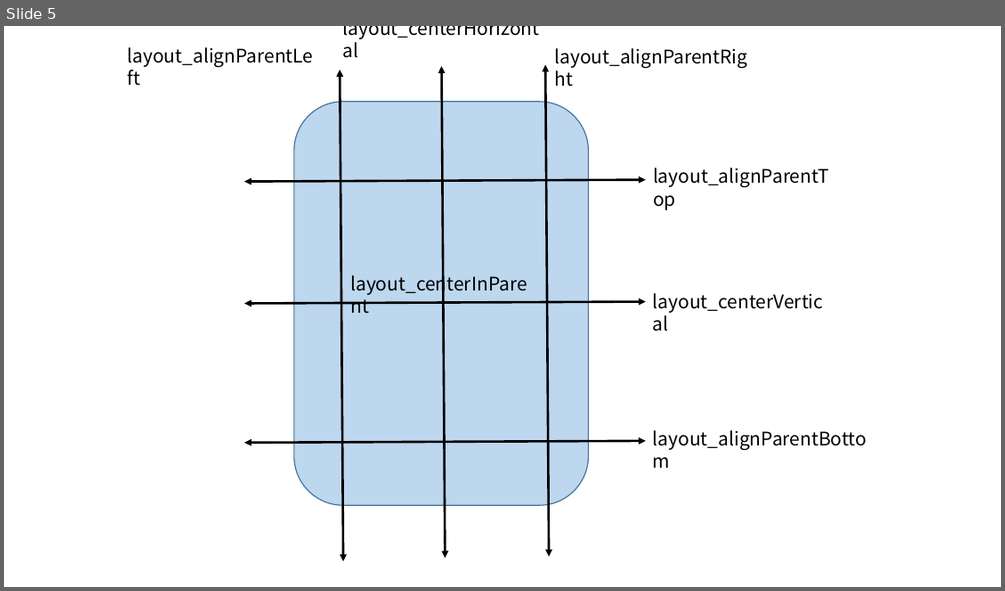
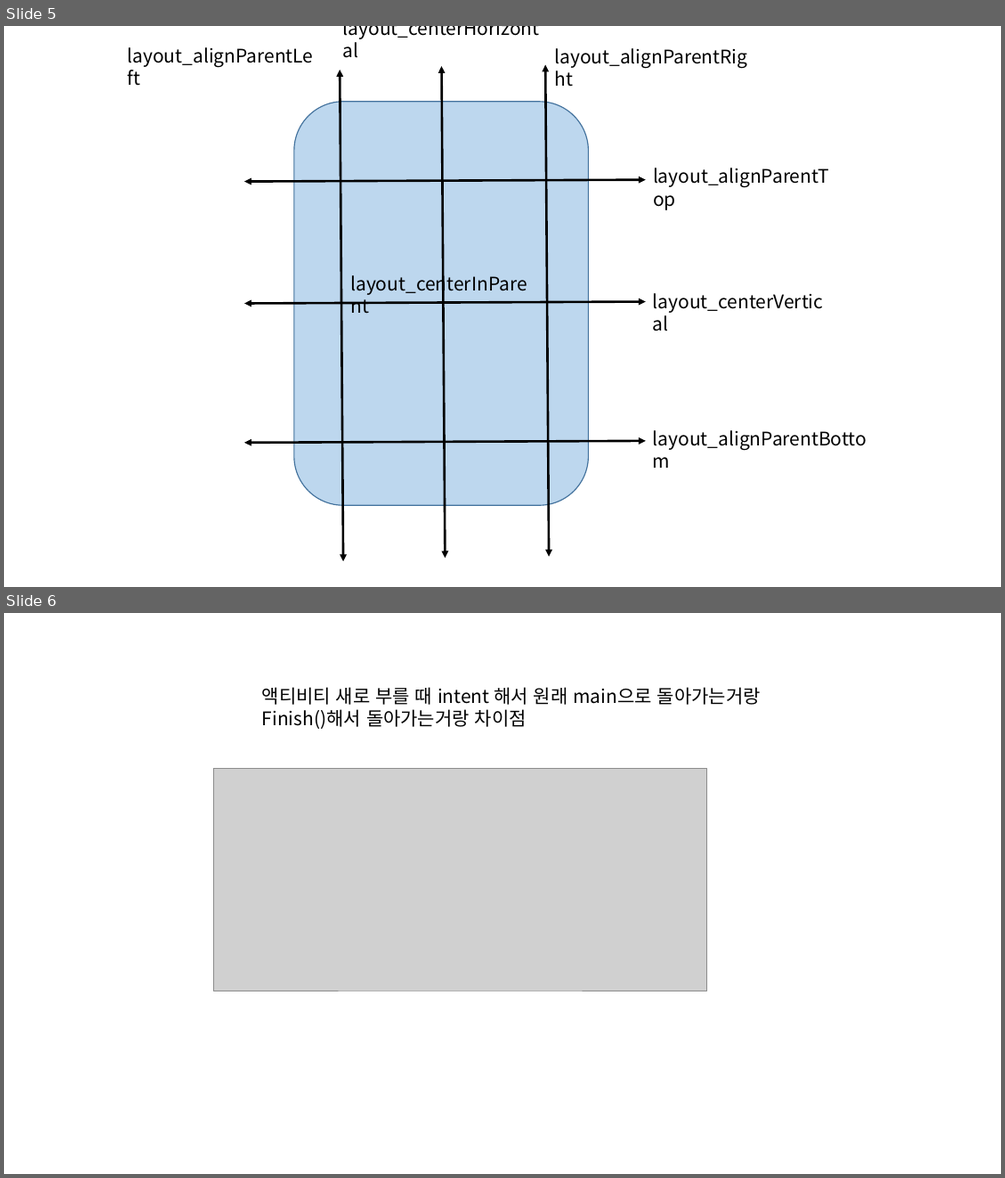
Before and after one commit to dhslrl321/TIL, a slide deck: Android Studio/안드로이드 스튜디오 포스팅.pptx. Shown one above the other, each under a label of ours: slide 5 before the commit, slides 5 and 6 after it. The pictures are 1005x591 and 1005x1178 pixels, drawn with LibreOffice and Linux fonts; fonts in the diff are those of the drawing; grey boxes stand for pictures. Boxes give left, top, right and bottom in pixels: in the first picture for what was removed or moved away, otherwise in the second. Text is boxed around its words. In the diff, an @@ line names an element or a change of style, - is before the commit and + after.

```diff
--- a/Android Studio/안드로이드 스튜디오 포스팅.pptx
+++ b/Android Studio/안드로이드 스튜디오 포스팅.pptx
@@ slide 6 added at [4, 613, 1001, 1174], background #FFFFFF @@
@@ text added at [262, 687, 760, 729], 18 pt, text #000000 @@
+액티비티 새로 부를 때 intent 해서 원래 main으로 돌아가는거랑
+Finish()해서 돌아가는거랑 차이점
@@ picture added at [214, 769, 707, 990] @@
```
Also in this commit, not shown: 1 slide removed, 1 other file.
